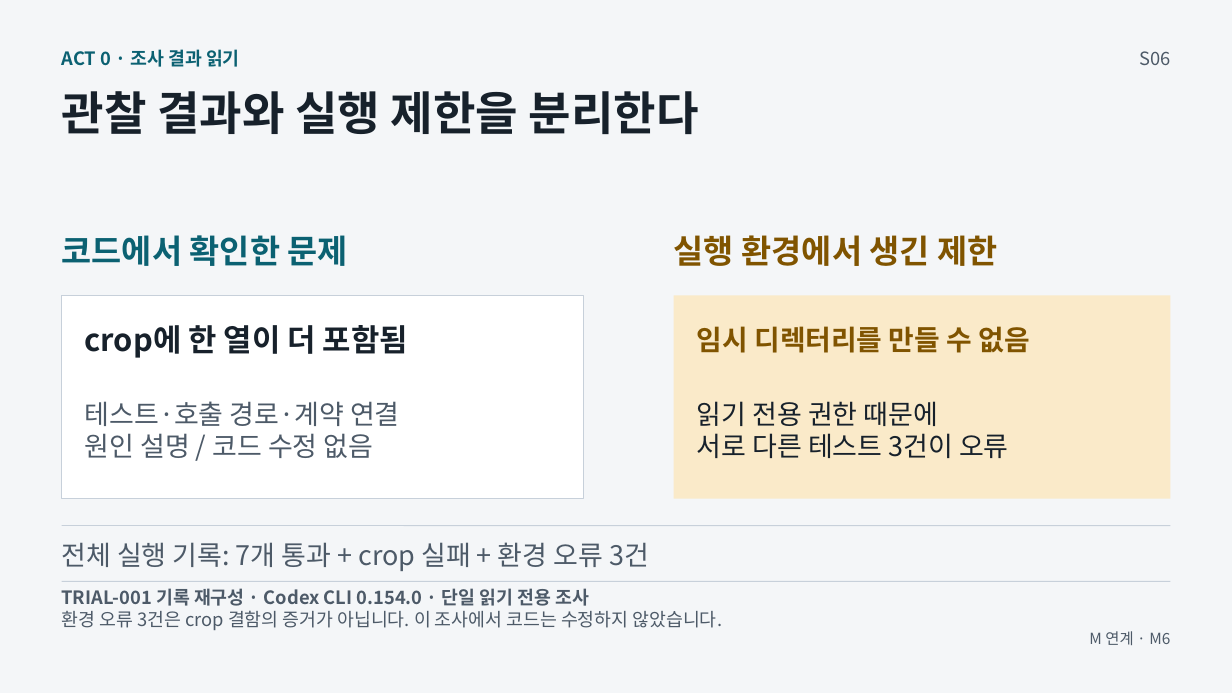
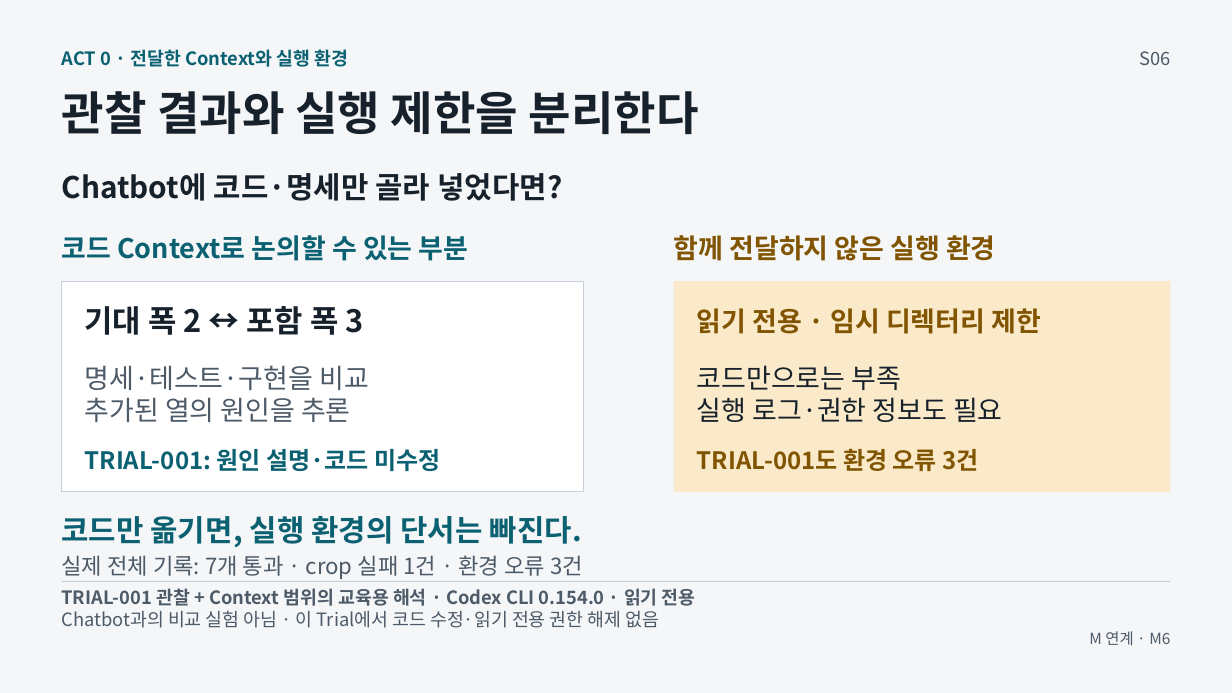
Before and after one commit to GideokKim/ai-dev-training, a slide deck: slide 6 of production/ACT_0.pptx. Drawn at 1232x693 pixels with LibreOffice and Linux fonts; fonts in the diff are those of the drawing. Boxes give left, top, right and bottom in pixels: in the first picture for what was removed or moved away, otherwise in the second. Text is boxed around its words. In the diff, an @@ line names an element or a change of style, - is before the commit and + after.

Commit message:
feat(slides): connect crop evidence with context scope
Connect the observed width mismatch to the opening example and make
missing execution-environment context explicit without changing claims.

```diff
--- a/production/ACT_0.pptx
+++ b/production/ACT_0.pptx
@@ text at <box>62,49,348,67</box>: text changed @@
-ACT 0 · 조사 결과 읽기
+ACT 0 · 전달한 Context와 실행 환경
@@ text at <box>62,173,563,201</box>: text changed; size 25.5 to 23.2 pt; text colour #0B6172 to #17212B @@
-코드에서 확인한 문제
+Chatbot에 코드·명세만 골라 넣었다면?
@@ text added at <box>62,235,469,261</box>, 21 pt, text #0B6172, bold @@
+코드 Context로 논의할 수 있는 부분
@@ text at <box>674,235,996,261</box>: text changed; size 25.5 to 21 pt @@
-실행 환경에서 생긴 제한
+함께 전달하지 않은 실행 환경
@@ rectangle: place and size @@
-rectangle at <box>62,296,584,499</box>
+rectangle at <box>62,281,584,492</box>
@@ rectangle: place and size @@
-rectangle at <box>674,296,1171,499</box>
+rectangle at <box>674,281,1171,492</box>
@@ text at <box>85,306,364,335</box>: text changed @@
-crop에 한 열이 더 포함됨
+기대 폭 2 ↔ 포함 폭 3
@@ text at <box>697,308,1041,334</box>: text changed; size 21.8 to 21 pt @@
-임시 디렉터리를 만들 수 없음
+읽기 전용 · 임시 디렉터리 제한
@@ text added at <box>85,365,369,422</box>, 21 pt, text #4D5A68 @@
+명세·테스트·구현을 비교
+추가된 열의 원인을 추론
@@ text added at <box>697,365,1003,422</box>, 21 pt, text #17212B @@
+코드만으로는 부족
+실행 로그·권한 정보도 필요
@@ text removed at <box>697,401,1009,458</box> @@
-읽기 전용 권한 때문에
-서로 다른 테스트 3건이 오류
@@ text at <box>85,449,440,471</box>: text changed; size 21 to 18.8 pt; text colour #4D5A68 to #0B6172; bold on @@
-테스트·호출 경로·계약 연결
-원인 설명 / 코드 수정 없음
+TRIAL-001: 원인 설명·코드 미수정
@@ text added at <box>697,448,978,471</box>, 18.8 pt, text #805400, bold @@
+TRIAL-001도 환경 오류 3건
@@ line removed from (62, 526) to (1171, 526) @@
@@ text added at <box>62,516,583,547</box>, 23.2 pt, text #0B6172, bold @@
+코드만 옮기면, 실행 환경의 단서는 빠진다.
@@ text at <box>62,555,583,579</box>: text changed; size 21 to 17.2 pt @@
-전체 실행 기록: 7개 통과 + crop 실패 + 환경 오류 3건
+실제 전체 기록: 7개 통과 · crop 실패 1건 · 환경 오류 3건
@@ text at <box>62,588,696,606</box>: text changed @@
-TRIAL-001 기록 재구성 · Codex CLI 0.154.0 · 단일 읽기 전용 조사
+TRIAL-001 관찰 + Context 범위의 교육용 해석 · Codex CLI 0.154.0 · 읽기 전용
@@ text at <box>62,610,659,628</box>: text changed @@
-환경 오류 3건은 crop 결함의 증거가 아닙니다. 이 조사에서 코드는 수정하지 않았습니다.
+Chatbot과의 비교 실험 아님 · 이 Trial에서 코드 수정·읽기 전용 권한 해제 없음
```
Also in this commit, not shown: 1 other slide changed, 21 other files.
